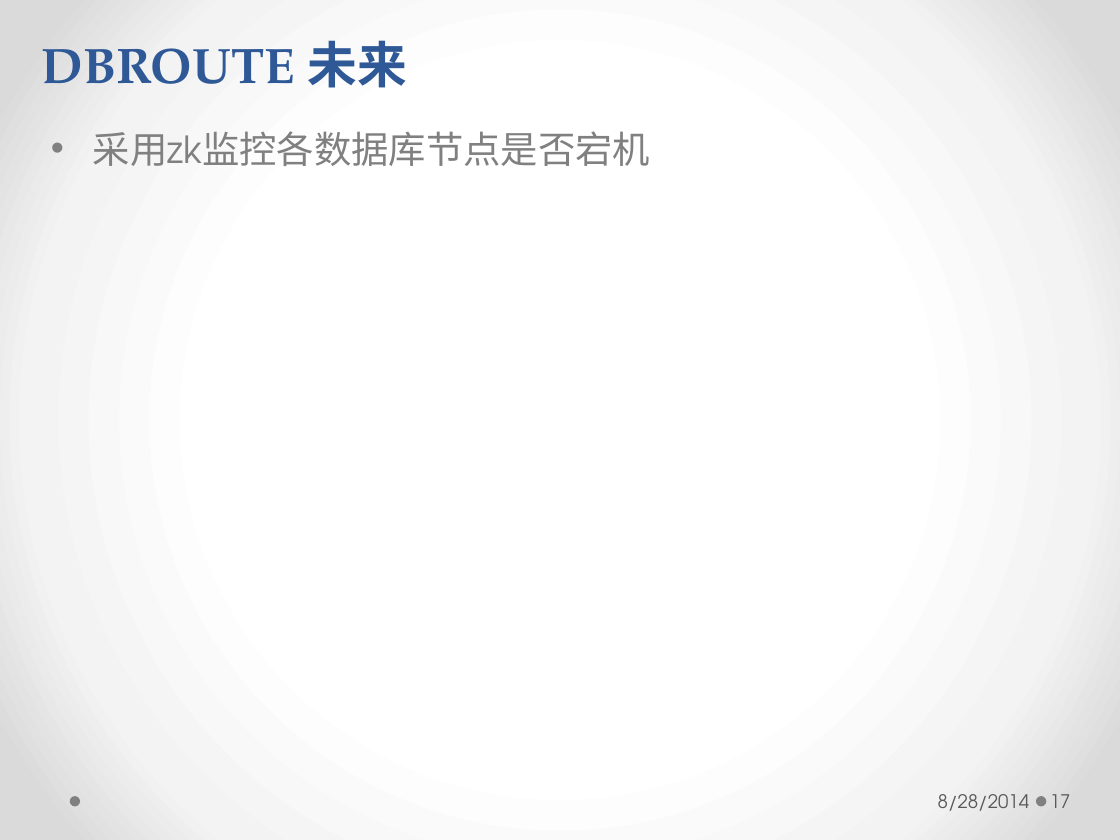
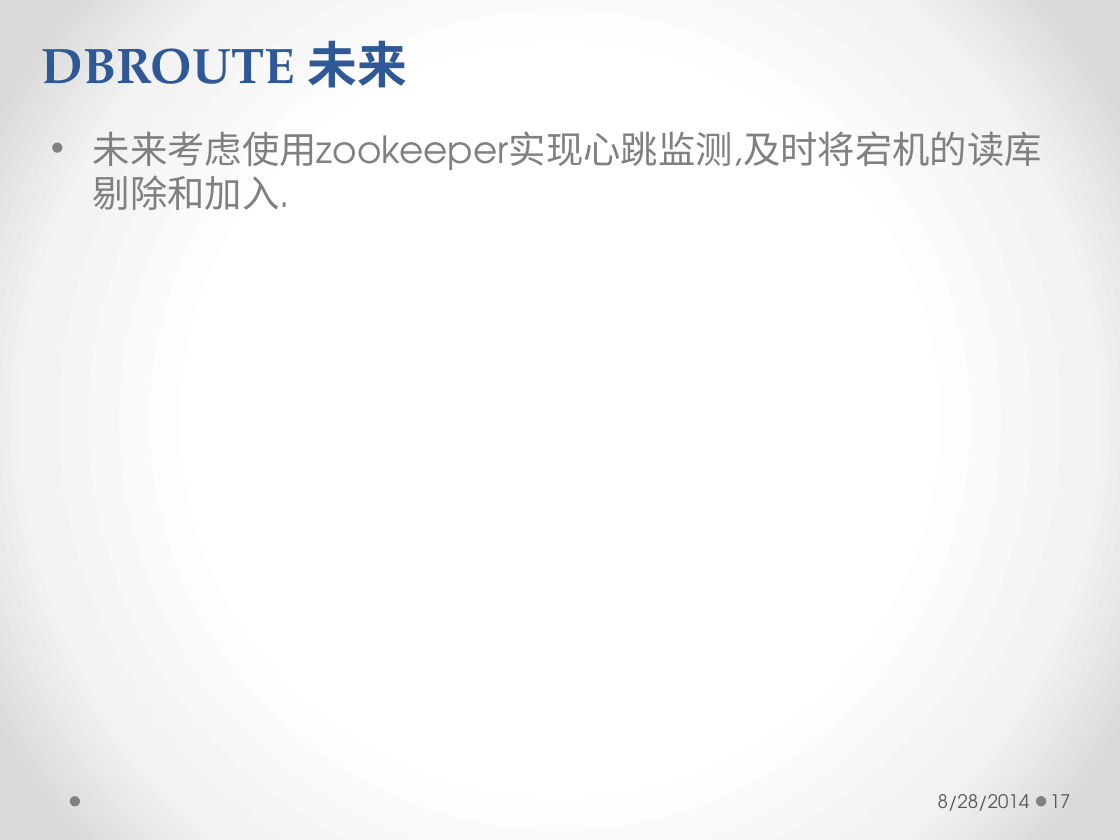
Before and after one commit to longhaisheng/dbroute, a slide deck: slide 17 of dbroute.pptx. Drawn at 1120x840 pixels with LibreOffice and Linux fonts; fonts in the diff are those of the drawing. Boxes give left, top, right and bottom in pixels: in the first picture for what was removed or moved away, otherwise in the second. Text is boxed around its words. In the diff, an @@ line names an element or a change of style, - is before the commit and + after.

```diff
--- a/dbroute.pptx
+++ b/dbroute.pptx
@@ text at box(93, 131, 1042, 210): text changed @@
-• 采用zk监控各数据库节点是否宕机
+• 未来考虑使用zookeeper实现心跳监测,及时将宕机的读库剔除和加入.
```
Also in this commit, not shown: 1 other slide changed, 1 other file.
